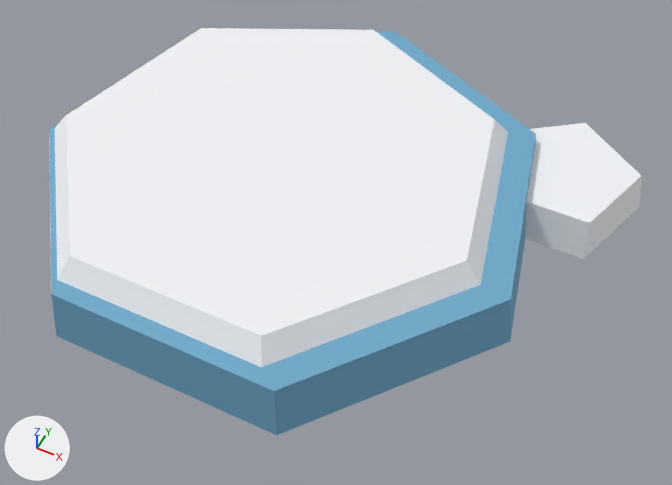
Two versions of the glTF model public/models/ice_floe.glb, one commit apart.
The view is the same before and after, from a camera (50 mm lens) standing at (0.397, -0.674, 0.811) and looking at (0.071, -0.022, -0.004). Every picture has the same lights, and +X, +Y and +Z are marked at lower left. The first picture is the older version. Vertices at exactly the same position are counted once.

The older version as bpy lines, for what is in view:
```python
me_cone_040 = bpy.data.meshes.new('Cone.040')
me_cone_040.from_pydata(...)  # a 7-sided cut cone along z (radius 0.31 at the low end, 0.3 at the high end) spanning x -0.302..0.302, y -0.279..0.31, z 0.0..0.064, material slot 0; a 7-sided cut cone along z (radius 0.29 at the low end, 0.26 at the high end) spanning x -0.298..0.268, y -0.261..0.29, z 0.053..0.087, material slot 1; a 5-sided cut cone along z (radius 0.1 at the low end, 0.09 at the high end) spanning x 0.185..0.375, y 0.079..0.26, z 0.0..0.05, material slot 1
me_cone_040.materials.append(mat_water)  # blue #6fa8c9
me_cone_040.materials.append(mat_snow)  # white #f2f4f7
ob_ice_floe = bpy.data.objects.new('ice_floe', me_cone_040)
ob_ice_floe.location = (0.0, 0.0, 0.0)
```
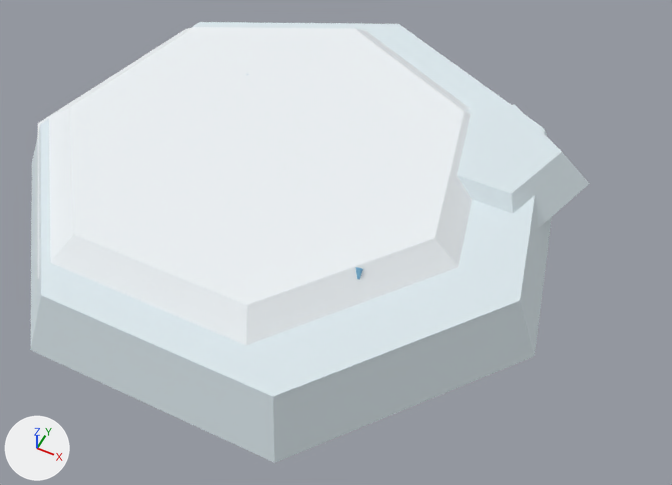
Pixel boxes [x1, y1, x2, y2] of what changed, in the pictures (672 x 485 px):
'ice_floe', reshaped (8% taller): before [49, 28, 642, 435]; after [30, 22, 590, 463]
part 1 of me_cone_040, added: after [30, 22, 552, 463]
part 2 of me_cone_040, added: after [457, 104, 590, 228]
part 3 of me_cone_040, added: after [38, 27, 472, 345]
part 4 of me_cone_040, deleted: before [525, 123, 642, 259]
part 5 of me_cone_040, built on (mostly hidden afterwards): before [49, 28, 536, 435]; after [356, 267, 363, 279]

Patch to the scene script:
```diff
--- a/public/models/ice_floe.glb.py
+++ b/public/models/ice_floe.glb.py
@@ mat_dryice @@
+mat_dryice = principled_material('dryice')
+mat_dryice.base_color = (0.716, 0.807, 0.847)  # white #dce8ed
+mat_dryice.roughness = 0.82
@@ me_cone_040 @@
 # used by ob_ice_floe; location = (0.0, 0.0, 0.0)
-me_cone_040.from_pydata(...)  # 38 vertices, 64 faces; spans x -0.302..0.375, y -0.279..0.31, z 0.0..0.087
+me_cone_040.from_pydata(...)  # 54 vertices, 88 faces; spans x -0.331..0.331, y -0.306..0.34, z 0.0..0.093
+# me_cone_040 part 1: a new loose piece, a 7-sided cut cone along z (radius 0.34 at the low end, 0.31 at the high end) spanning x -0.331..0.331, y -0.306..0.34, z 0.0..0.07, in mat_dryice (white #dce8ed)
+# me_cone_040 part 2: a new loose piece, a 5-sided cut cone along z (radius 0.12 at the low end, 0.08 at the high end) spanning x 0.086..0.314, y 0.023..0.24, z 0.042..0.087, in mat_dryice (white #dce8ed)
+# me_cone_040 part 3: a new loose piece, a 7-sided cut cone along z (radius 0.29 at the low end, 0.24 at the high end) spanning x -0.318..0.248, y -0.256..0.295, z 0.058..0.093, in mat_snow (white #eef3f6)
+# me_cone_040 part 4: the loose piece of 10 vertices spanning x 0.185..0.375, y 0.079..0.26, z 0.0..0.05 is deleted
+# me_cone_040 part 5
+# 28 vertices are removed from x -0.302..0.302, y -0.279..0.31, z 0.0..0.087
+# 48 faces are deleted
+# 8 vertices are added at x -0.161..0.101, y -0.128..0.108, z 0.072..0.088
+# 8 new vertices lie (0.05, 0.0, 0.005) away from vertices in x -0.161..0.101, y -0.128..0.108, z 0.072..0.088
+# 24 new faces join them, mat_water (blue #6fa8c9)
 me_cone_040.materials.append(mat_water)
 me_cone_040.materials.append(mat_snow)
+me_cone_040.materials.append(mat_dryice)  # white #dce8ed
```
